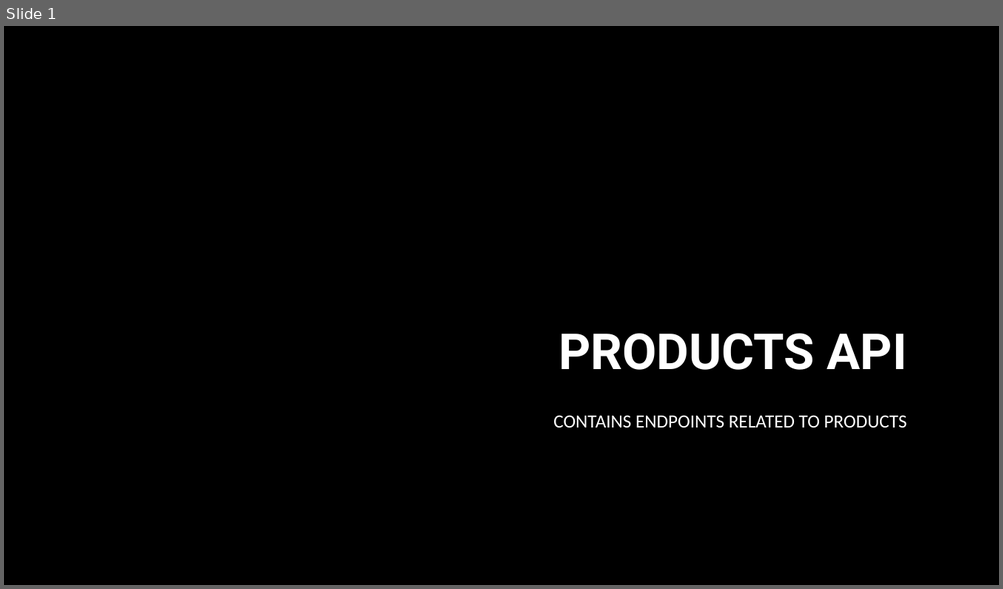
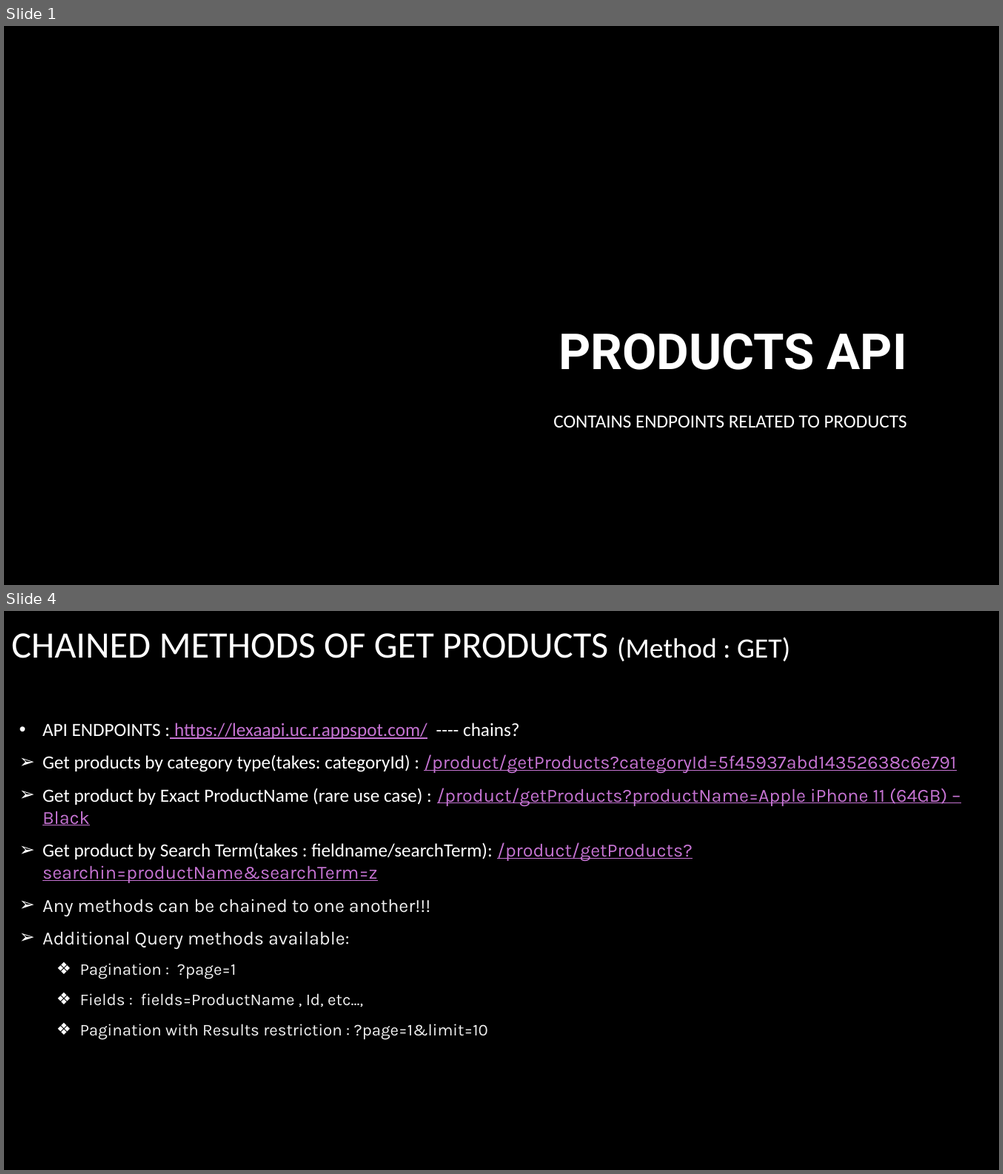
Before and after one commit to praveennagaraj97/e-commerce-using-react-and-express, a slide deck: Docs/API/product.pptx. Shown one above the other, each under a label of ours: slide 1 before the commit, slides 1 and 4 after it; the slides between them are not shown. The pictures are 1003x589 and 1003x1174 pixels, drawn with LibreOffice and Linux fonts; fonts in the diff are those of the drawing; background and template pictures are left out. Boxes give left, top, right and bottom in pixels: in the first picture for what was removed or moved away, otherwise in the second. Text is boxed around its words. In the diff, an @@ line names an element or a change of style, - is before the commit and + after.

Commit message:
new Endpoint for get Products info in cart

```diff
--- a/Docs/API/product.pptx
+++ b/Docs/API/product.pptx
@@ slide 4 added at box(4, 611, 999, 1170), background picture (left out) @@
@@ title added at box(11, 633, 790, 661), 36 pt, text #FFFFFF @@
+CHAINED METHODS OF GET PRODUCTS (Method : GET)
@@ text added at box(42, 723, 956, 1040), 18 pt, text #C573D2 @@
+• API ENDPOINTS : https://lexaapi.uc.r.appspot.com/ ---- chains?
+➢ Get products by category type(takes: categoryId) : /product/getProducts?categoryId=5f45937abd14352638c6e791
+➢ Get product by Exact ProductName (rare use case) : /product/getProducts?productName=Apple iPhone 11 (64GB) – Black
+➢ Get product by Search Term(takes : fieldname/searchTerm): /product/getProducts?searchin=productName&searchTerm=z
+➢ Any methods can be chained to one another!!!
+➢ Additional Query methods available:
+  ❖ Pagination : ?page=1
+  ❖ Fields : fields=ProductName , Id, etc...,
+  ❖ Pagination with Results restriction : ?page=1&limit=10
```
Also in this commit, not shown: 1 slide changed, 2 other slides added.
